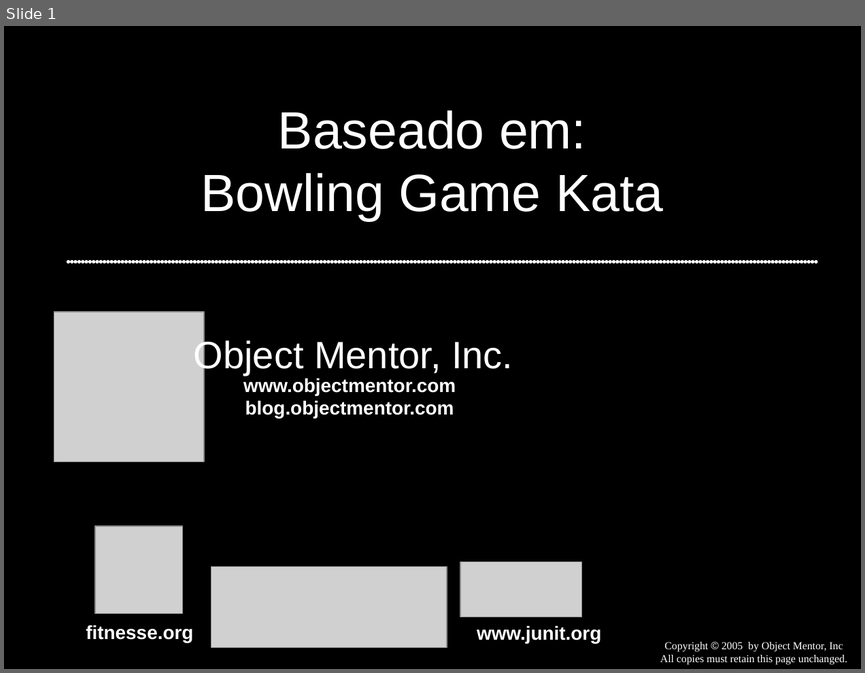
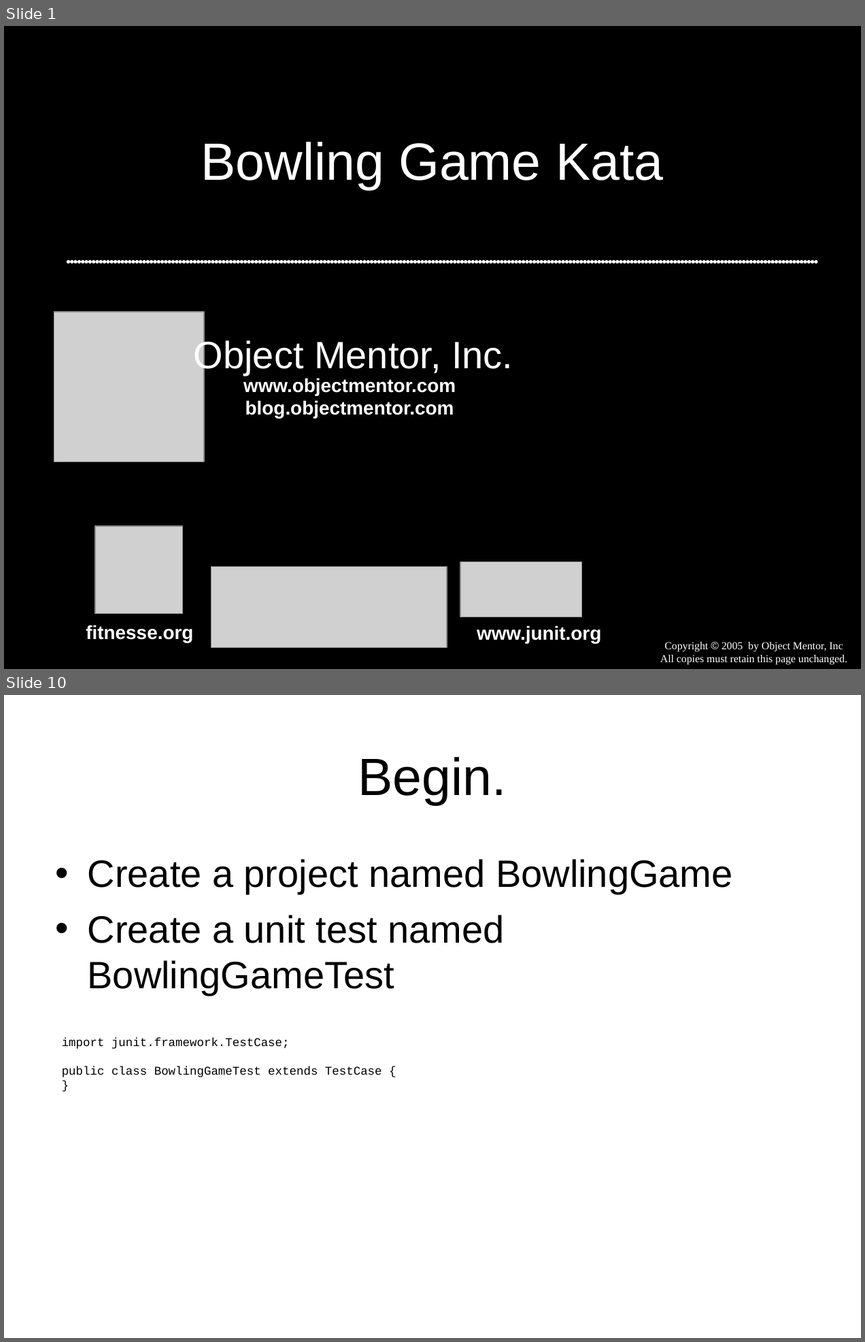
Before and after one commit to dojovale/Coding-Dojo---Bowling-Kata---06-01-2011, a slide deck: presentation/Bowling Game Kata.ppt. Shown one above the other, each under a label of ours: slide 1 before the commit, slides 1 and 10 after it; the slides between them are not shown. The pictures are 865x673 and 865x1342 pixels, drawn with LibreOffice and Linux fonts; fonts in the diff are those of the drawing; grey boxes stand for pictures. Boxes give left, top, right and bottom in pixels: in the first picture for what was removed or moved away, otherwise in the second. Text is boxed around its words. In the diff, an @@ line names an element or a change of style, - is before the commit and + after.

Commit message:
inclusao de apresentacao de bowling game original

```diff
--- a/presentation/Bowling Game Kata.ppt
+++ b/presentation/Bowling Game Kata.ppt
@@ slide 10 added at [4, 695, 861, 1338], background #FFFFFF @@
@@ title added at [358, 757, 507, 805], 44 pt, text #000000 @@
+Begin.
@@ text added at [88, 859, 733, 996], 32 pt, text #000000 @@
+• Create a project named BowlingGame
+• Create a unit test named BowlingGameTest
@@ text added at [62, 1038, 382, 1077], 10 pt, text #000000 @@
+import junit.framework.TestCase;
+public class BowlingGameTest extends TestCase {
+}
@@ slide 1 changed as well @@
@@ title at [201, 142, 663, 190]: text changed @@
-Baseado em:
-Bowling Game Kata
+Bowling Game Kata
```
Also in this commit, not shown: 51 other slides added, 7 slides removed.
